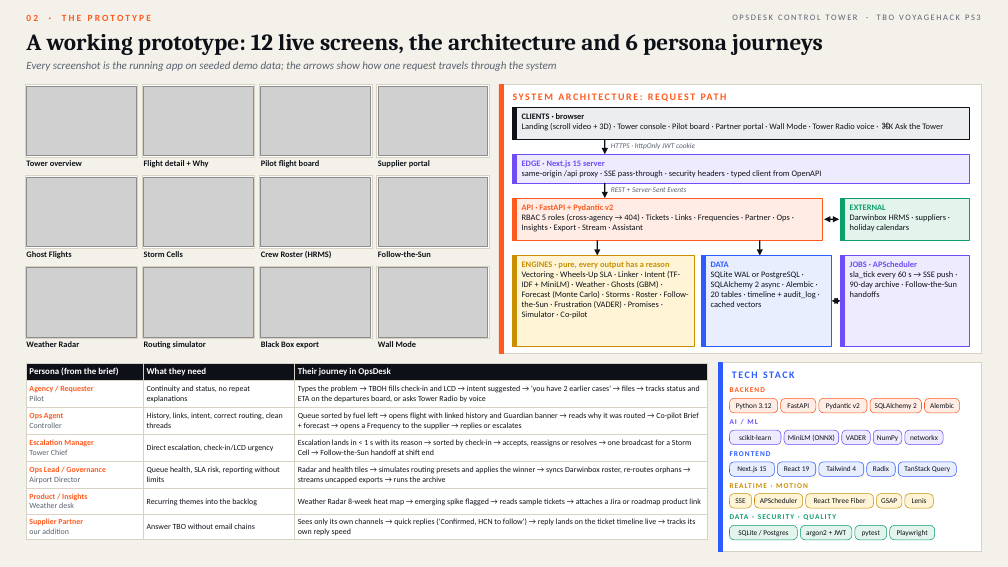
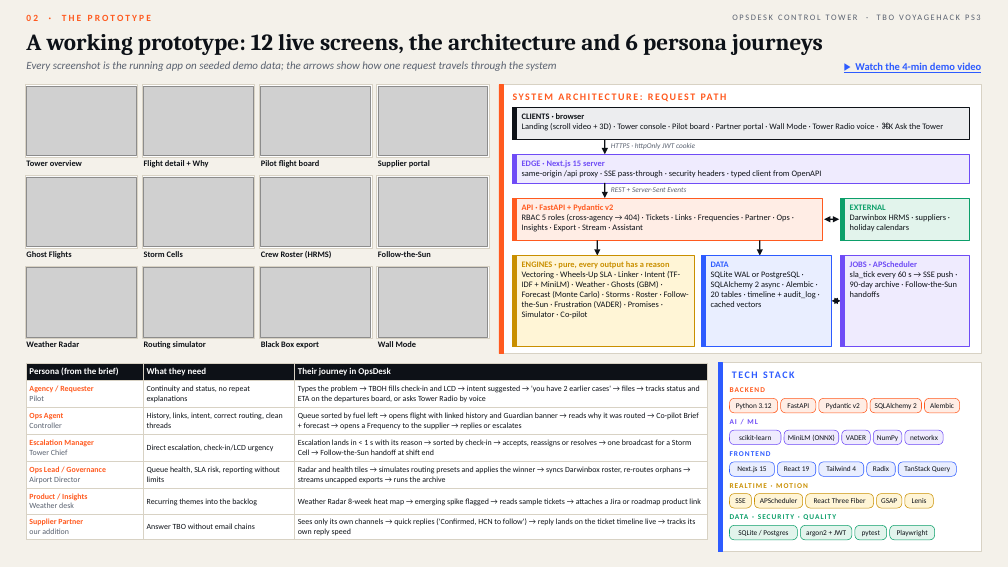
Before and after one commit to SDP42/OpsDesk, a slide deck: slide 3 of docs/presentation/OpsDesk_Idea_Submission.pptx. Drawn at 1008x567 pixels with LibreOffice and Linux fonts; fonts in the diff are those of the drawing; grey boxes stand for pictures. Boxes give left, top, right and bottom in pixels: in the first picture for what was removed or moved away, otherwise in the second. Text is boxed around its words. In the diff, an @@ line names an element or a change of style, - is before the commit and + after.

Commit message:
docs(presentation): feature the demo video on thank-you and prototype slides

```diff
--- a/docs/presentation/OpsDesk_Idea_Submission.pptx
+++ b/docs/presentation/OpsDesk_Idea_Submission.pptx
@@ text added at (x1=855, y1=62, x2=981, y2=73), 10 pt, text #2D5BFF, bold, underline @@
+▶ Watch the 4-min demo video
```
Also in this commit, not shown: 1 other slide changed, 1 other file.
